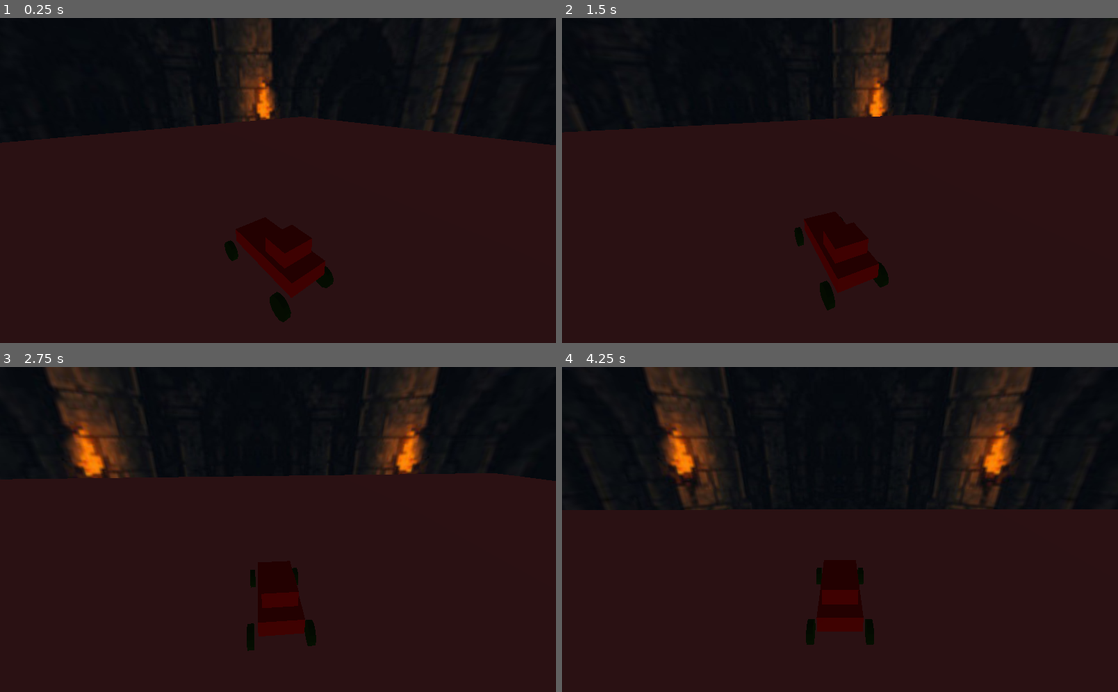
Above: before the commit, frames 1-4 (two rows, left to right).
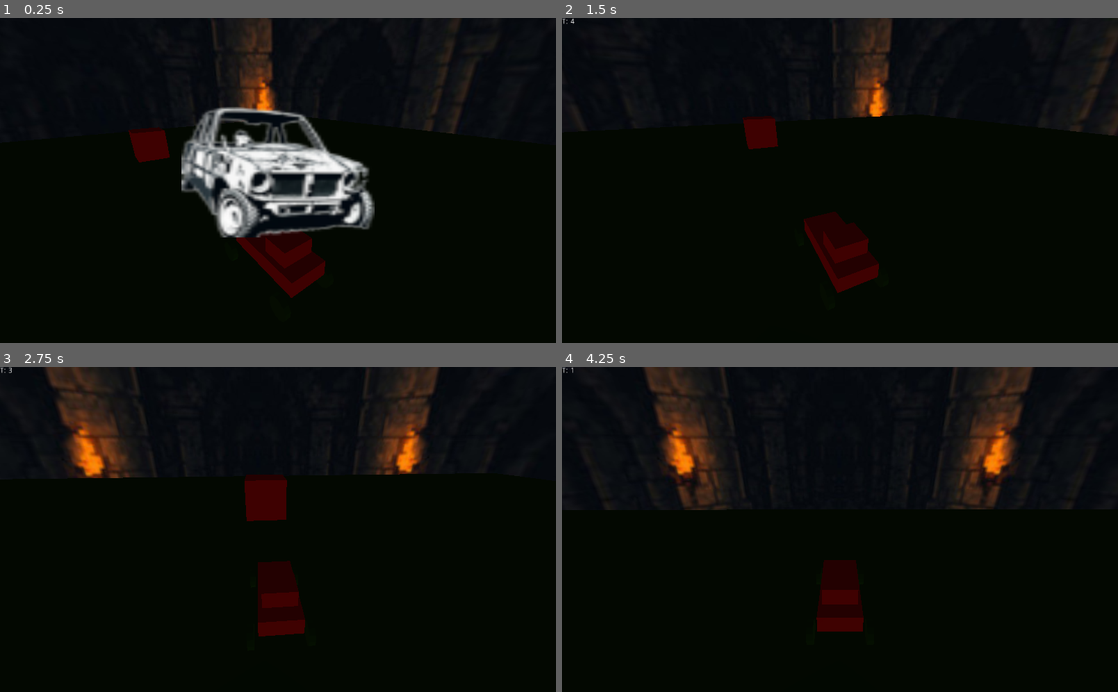
Above: after the commit, the same moments.

Repository: Chatarra-Estudio/basic_template_26
Game: Godot game, scene res://3d-car0/main.tscn
Two runs of this game, one before a commit and one after it. Both use one fixed random seed, a clock stepped at 60 frames per second and the inputs below.
Inputs (mouse positions are in pixels of both pictures, inside the frame that each line leads up to):
- Up to frame 1 (0.25 s): no input
- Up to frame 2 (1.5 s): click (695, 183) at 0.5 s
- Up to frame 3 (2.75 s): hold Left (turn_left) from 2.03 s (still down)
- Up to frame 4 (4.25 s): release Left (turn_left) at 2.78 s

The runs differ from the first frame. In frame 1, 62% of the frame differs, in the area x 0-100%, y 27-100%; in frame 2, 65%, in the area x 0-100%, y 0-100%; in frame 3, 63%; in frame 4, 54%.

Commit message:
subiendo

Diff:
--- /dev/null
+++ b/basic/2d-hud/HUD.gd
@@ -0,0 +1,49 @@
+extends Node2D
+
+# Declare member variables here. Examples:
+# var a = 2
+# var b = "text"
+var timeRun = 0 # contador de segundos
+var Countdown = 5 # segundos, cuenta atrás
+
+# Called when the node enters the scene tree for the first time.
+func _ready():
+	get_node("panel/countDown").hide()
+	get_node("game").hide()
+	get_node("win").hide()
+	pass # Replace with function body.
+
+# Called every frame. 'delta' is the elapsed time since the previous frame.
+#func _process(delta):
+#	pass
+
+func _on_Timer_timeout():
+	timeRun += 1
+	if timeRun == 1:
+		get_node("inicio-I").hide()
+		get_node("panel/countDown").show()
+		get_node("panel/countDown").set_text("amigo")
+	get_node("panel/countDown").set_text("T: " + str(Countdown - timeRun))
+
+	if Countdown == timeRun:
+		print("Anima Game Over por tiempo:  ", timeRun, " segundos. Cuenta atrás:  ",Countdown)
+		_animaGO()
+	pass # Replace with function body.
+
+func _animaGO():
+		get_node("game").show()
+		# 1. Crear el nodo
+		var timer = Timer.new()
+		# 2. Configurarlo
+		timer.wait_time = 2.0
+		timer.one_shot = true # Para que solo ocurra una vez
+		# 3. Conectar la señal "timeout" a una función de este script
+		timer.connect("timeout", self, "_al_terminar_tiempo")
+		# 4. Añadirlo a la escena y encenderlo
+		add_child(timer)
+		timer.start()
+#		yield(get_tree().create_timer(2.0), "timeout")#tempo,2 seg
+
+func _al_terminar_tiempo():
+#	print("Pasaron los 2 segundos: reinicio")
+	print("muerto, reinicio, game over, ", Countdown, timeRun, get_tree().reload_current_scene())
--- /dev/null
+++ b/basic/2d-hud/HUD.tscn
@@ -0,0 +1,35 @@
+[gd_scene load_steps=5 format=2]
+
+[ext_resource path="res://2d-hud/HUD.gd" type="Script" id=1]
+[ext_resource path="res://icon.png" type="Texture" id=2]
+[ext_resource path="res://2d-imagen/game.png" type="Texture" id=3]
+[ext_resource path="res://2d-imagen/win.png" type="Texture" id=4]
+
+[node name="HUD" type="Node2D"]
+script = ExtResource( 1 )
+
+[node name="inicio-I" type="Sprite" parent="."]
+position = Vector2( 512, 284.296 )
+scale = Vector2( 5.56441, 3.77445 )
+texture = ExtResource( 2 )
+
+[node name="Timer" type="Timer" parent="."]
+autostart = true
+
+[node name="panel" type="Node2D" parent="."]
+editor/display_folded = true
+
+[node name="countDown" type="Label" parent="panel"]
+margin_right = 30.0
+margin_bottom = 14.0
+
+[node name="game" type="Sprite" parent="."]
+position = Vector2( 509.105, 293.053 )
+scale = Vector2( 1.91579, 1.81754 )
+texture = ExtResource( 3 )
+
+[node name="win" type="Sprite" parent="."]
+position = Vector2( 509.632, 334.632 )
+texture = ExtResource( 4 )
+
+[connection signal="timeout" from="Timer" to="." method="_on_Timer_timeout"]
--- /dev/null
+++ b/basic/3d-car0/Win.gd
@@ -0,0 +1,18 @@
+extends Spatial
+
+# Declare member variables here. Examples:
+# var a = 2
+# var b = "text"
+
+# Called when the node enters the scene tree for the first time.
+func _ready():
+	pass # Replace with function body.
+
+# Called every frame. 'delta' is the elapsed time since the previous frame.
+#func _process(delta):
+#	pass
+
+
+func _on_Area_body_entered(_body):
+	print("win")
+	pass # Replace with function body.
--- /dev/null
+++ b/basic/3d-car0/Win.tscn
@@ -0,0 +1,19 @@
+[gd_scene load_steps=4 format=2]
+
+[ext_resource path="res://3d-car0/Win.gd" type="Script" id=1]
+[ext_resource path="res://3d-car0/material_rojo.tres" type="Material" id=2]
+
+[sub_resource type="BoxShape" id=1]
+
+[node name="Win" type="Spatial"]
+script = ExtResource( 1 )
+
+[node name="CSGBox" type="CSGBox" parent="."]
+material = ExtResource( 2 )
+
+[node name="Area" type="Area" parent="CSGBox"]
+
+[node name="CollisionShape" type="CollisionShape" parent="CSGBox/Area"]
+shape = SubResource( 1 )
+
+[connection signal="body_entered" from="CSGBox/Area" to="." method="_on_Area_body_entered"]
--- a/basic/3d-car0/car_base.tscn
+++ b/basic/3d-car0/car_base.tscn
@@ -1,9 +1,10 @@
-[gd_scene load_steps=11 format=2]
+[gd_scene load_steps=12 format=2]
 
 [ext_resource path="res://3d-car0/vehicle.gd" type="Script" id=1]
 [ext_resource path="res://3d-car0/material_verde.tres" type="Material" id=2]
 [ext_resource path="res://3d-car0/material_rojo.tres" type="Material" id=3]
 [ext_resource path="res://3d-car0/follow_camera.gd" type="Script" id=4]
+[ext_resource path="res://2d-hud/HUD.tscn" type="PackedScene" id=5]
 
 [sub_resource type="PhysicsMaterial" id=1]
 friction = 0.5
@@ -159,6 +160,7 @@
 material = ExtResource( 3 )
 
 [node name="CameraBase" type="Spatial" parent="Body"]
+editor/display_folded = true
 transform = Transform( 1, 0, 0, 0, 1, 0, 0, 0, 1, 0, 1.97449, 0 )
 
 [node name="Camera" type="Camera" parent="Body/CameraBase"]
@@ -181,5 +183,7 @@
 margin_right = 1033.0
 margin_bottom = 610.0
 
+[node name="HUD" parent="Body/CameraBase/Camera/hub" instance=ExtResource( 5 )]
+
 [node name="AnimationPlayer" type="AnimationPlayer" parent="."]
 _import_path = NodePath("AnimationPlayer")
--- a/basic/3d-car0/main.tscn
+++ b/basic/3d-car0/main.tscn
@@ -1,16 +1,18 @@
-[gd_scene load_steps=6 format=2]
+[gd_scene load_steps=8 format=2]
 
 [ext_resource path="res://3d-car0/car_base.tscn" type="PackedScene" id=1]
-[ext_resource path="res://2d-imagen/fondo.jpg" type="Texture" id=2]
+[ext_resource path="res://3d-car0/material_verde.tres" type="Material" id=2]
+[ext_resource path="res://2d-imagen/fondo.jpg" type="Texture" id=3]
+[ext_resource path="res://3d-car0/Win.tscn" type="PackedScene" id=4]
 
 [sub_resource type="BoxShape" id=1]
 
-[sub_resource type="PanoramaSky" id=3]
-panorama = ExtResource( 2 )
+[sub_resource type="PanoramaSky" id=2]
+panorama = ExtResource( 3 )
 
-[sub_resource type="Environment" id=4]
+[sub_resource type="Environment" id=3]
 background_mode = 2
-background_sky = SubResource( 3 )
+background_sky = SubResource( 2 )
 
 [node name="MainCoche" type="Spatial"]
 
@@ -23,6 +25,10 @@
 shape = SubResource( 1 )
 
 [node name="CSGBox" type="CSGBox" parent="StaticBody/CollisionShape"]
+material = ExtResource( 2 )
 
 [node name="WorldEnvironment" type="WorldEnvironment" parent="."]
-environment = SubResource( 4 )
+environment = SubResource( 3 )
+
+[node name="Win" parent="." instance=ExtResource( 4 )]
+transform = Transform( 1, 0, 0, 0, 1, 0, 0, 0, 1, 0, 0, 15.2746 )
--- a/basic/3d-car0/vehicle.gd
+++ b/basic/3d-car0/vehicle.gd
@@ -60,5 +60,6 @@
 
 
 #	Game Over por caida con HUD:
-	if global_transform.origin.y <  -20 :
-		print(get_tree().reload_current_scene(), " muerto, gamo over")
+	if global_transform.origin.y <  -2 :
+		print(get_node("CameraBase/Camera/hub/HUD").timeRun)
+		print(get_tree().reload_current_scene(), " muerto por caida, gamo over")
Not shown, added: basic/2d-imagen/fondo.jpg.import
Binary file added: basic/2d-imagen/game.png
Not shown, added: basic/2d-imagen/game.png.import
Binary file added: basic/2d-imagen/win.png
Not shown, added: basic/2d-imagen/win.png.import
Not shown, added: basic/export_presets.cfg
